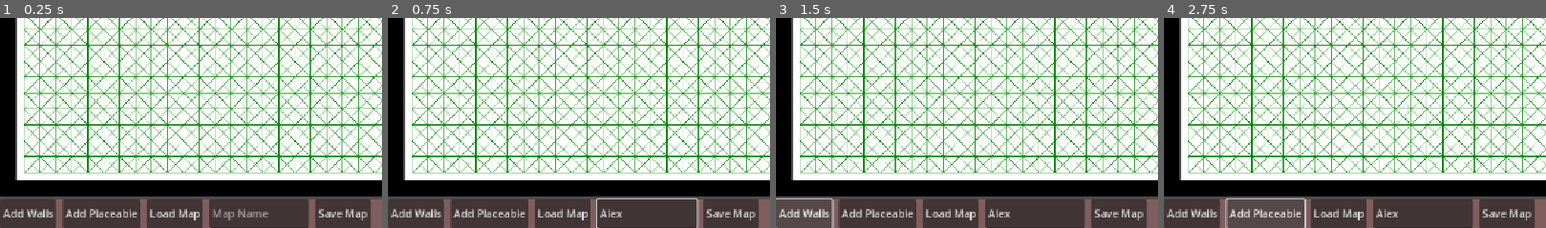
Above: before the commit, frames 1-4 (left to right).
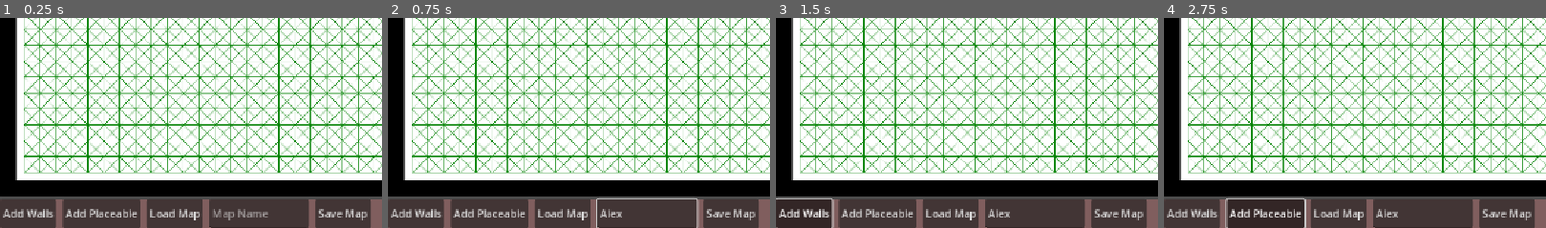
Above: after the commit, the same moments.

Repository: 702BH/GameAIProjects
Game: Godot game, scene res://ProgrammingGameAIByExample/Raven/Scenes/edit_map_scene.tscn
Two runs of this game, one before a commit and one after it. Both use one fixed random seed, a clock stepped at 60 frames per second and the inputs below. The project has no main scene, so this scene is started directly.
Inputs (mouse positions are % of the whole screen's width and height, from its top left):
- Up to frame 1 (0.25 s): no input
- Up to frame 2 (0.75 s): click (34, 97) at 0.52 s; type "Alex" at 0.6 s
- Up to frame 3 (1.5 s): click "Add Walls" at 1.25 s
- Up to frame 4 (2.75 s): click "Add Placeable" at 2 s
The pictures show only the part of the screen within x 0-50%, y 50-100%; the shares and areas given below are measured in that part.

The runs differ from the first frame. In frame 3, 1.6% of the frame differs, in the area x 0-15%, y 86-100%; in frame 4, 2.4%, in the area x 16-37%, y 86-100%.

Commit message:
implemented button connections to map editing control

Diff:
--- a/aiforgamesprojects/ProgrammingGameAIByExample/Raven/Raven_Service_Bus.gd
+++ b/aiforgamesprojects/ProgrammingGameAIByExample/Raven/Raven_Service_Bus.gd
@@ -46,3 +46,4 @@
 
 # Map drawing
 signal grid_generated()
+signal update_tool_state(state: MapDrawing.tool_state)
--- /dev/null
+++ b/aiforgamesprojects/ProgrammingGameAIByExample/Raven/Scenes/UI/map_editor_buttons.gd
@@ -0,0 +1,24 @@
+extends HBoxContainer
+
+
+func _ready() -> void:
+	RavenServiceBus.placeable_popup_submitted.connect(_on_popup_submitted.bind())
+
+func _on_walls_toggled(toggled_on: bool) -> void:
+	if toggled_on:
+		RavenServiceBus.mode_changed.emit(MapDrawing.tool_state.WALL)
+	else:
+		RavenServiceBus.mode_changed.emit(MapDrawing.tool_state.NONE)
+
+
+func _on_placeables_toggled(toggled_on: bool) -> void:
+	if toggled_on:
+		RavenServiceBus.mode_changed.emit(MapDrawingInput.tool_state.PLACEABLE)
+	else:
+		RavenServiceBus.mode_changed.emit(MapDrawingInput.tool_state.NONE)
+
+
+func _on_popup_submitted(data: SelectableData) -> void:
+	for children in get_children():
+		if children is Button:
+			children.button_pressed = false
--- a/aiforgamesprojects/ProgrammingGameAIByExample/Raven/Scenes/UI/map_editor_buttons.tscn
+++ b/aiforgamesprojects/ProgrammingGameAIByExample/Raven/Scenes/UI/map_editor_buttons.tscn
@@ -1,17 +1,25 @@
-[gd_scene format=3 uid="uid://d3jreuk3tv2a3"]
+[gd_scene load_steps=3 format=3 uid="uid://d3jreuk3tv2a3"]
+
+[ext_resource type="Script" uid="uid://7vycrek6f7bd" path="res://ProgrammingGameAIByExample/Raven/Scenes/UI/map_editor_buttons.gd" id="1_vgtog"]
+[ext_resource type="ButtonGroup" uid="uid://d3tm0y8i3l7d4" path="res://ProgrammingGameAIByExample/Raven/UI/raven_map_editor_buttons.tres" id="2_eo7ql"]
 
 [node name="MapEditorButtons" type="HBoxContainer"]
 offset_right = 40.0
 offset_bottom = 40.0
 size_flags_horizontal = 3
 theme_override_constants/separation = 10
+script = ExtResource("1_vgtog")
 
 [node name="Walls" type="Button" parent="."]
 layout_mode = 2
+toggle_mode = true
+button_group = ExtResource("2_eo7ql")
 text = "Add Walls"
 
 [node name="Placeables" type="Button" parent="."]
 layout_mode = 2
+toggle_mode = true
+button_group = ExtResource("2_eo7ql")
 text = "Add Placeable"
 
 [node name="LoadMap" type="Button" parent="."]
@@ -26,3 +34,6 @@
 [node name="SaveMap" type="Button" parent="."]
 layout_mode = 2
 text = "Save Map"
+
+[connection signal="toggled" from="Walls" to="." method="_on_walls_toggled"]
+[connection signal="toggled" from="Placeables" to="." method="_on_placeables_toggled"]
--- /dev/null
+++ b/aiforgamesprojects/ProgrammingGameAIByExample/Raven/Scenes/UI/placeable_popup.tscn
@@ -0,0 +1,127 @@
+[gd_scene load_steps=8 format=3 uid="uid://bt6me0vmsqw5k"]
+
+[ext_resource type="Script" uid="uid://ci8ky6tb4kk2l" path="res://ProgrammingGameAIByExample/Raven/placeable_popup.gd" id="1_cgin3"]
+
+[sub_resource type="StyleBoxFlat" id="StyleBoxFlat_72r2y"]
+bg_color = Color(0.764706, 0.545098, 0.380392, 0.792157)
+
+[sub_resource type="StyleBoxFlat" id="StyleBoxFlat_xka71"]
+bg_color = Color(0.6, 0.6, 0.6, 0)
+
+[sub_resource type="StyleBoxFlat" id="StyleBoxFlat_f7lml"]
+bg_color = Color(0.6, 0.6, 0.6, 0)
+
+[sub_resource type="StyleBoxFlat" id="StyleBoxFlat_2eej5"]
+bg_color = Color(0.6, 0.6, 0.6, 0)
+
+[sub_resource type="StyleBoxFlat" id="StyleBoxFlat_rytgg"]
+bg_color = Color(0.6, 0.6, 0.6, 0)
+
+[sub_resource type="Theme" id="Theme_xka71"]
+OptionButton/styles/hover_pressed = SubResource("StyleBoxFlat_xka71")
+OptionButton/styles/pressed = SubResource("StyleBoxFlat_f7lml")
+PopupMenu/styles/hover = SubResource("StyleBoxFlat_2eej5")
+PopupMenu/styles/panel = SubResource("StyleBoxFlat_rytgg")
+
+[node name="PlaceablePopup" type="Panel"]
+clip_contents = true
+custom_minimum_size = Vector2(300, 300)
+anchors_preset = 8
+anchor_left = 0.5
+anchor_top = 0.5
+anchor_right = 0.5
+anchor_bottom = 0.5
+grow_horizontal = 2
+grow_vertical = 2
+theme_override_styles/panel = SubResource("StyleBoxFlat_72r2y")
+script = ExtResource("1_cgin3")
+
+[node name="VBoxContainer" type="VBoxContainer" parent="."]
+clip_contents = true
+layout_mode = 1
+anchors_preset = 15
+anchor_right = 1.0
+anchor_bottom = 1.0
+grow_horizontal = 2
+grow_vertical = 2
+
+[node name="MarginContainer" type="MarginContainer" parent="VBoxContainer"]
+custom_minimum_size = Vector2(0, 3)
+layout_mode = 2
+
+[node name="VBoxContainer" type="VBoxContainer" parent="VBoxContainer"]
+layout_mode = 2
+size_flags_vertical = 3
+
+[node name="Label" type="Label" parent="VBoxContainer/VBoxContainer"]
+layout_mode = 2
+text = "Select Placeable"
+horizontal_alignment = 1
+vertical_alignment = 1
+
+[node name="PopupSelection" type="OptionButton" parent="VBoxContainer/VBoxContainer"]
+unique_name_in_owner = true
+layout_mode = 2
+mouse_default_cursor_shape = 2
+theme = SubResource("Theme_xka71")
+flat = true
+alignment = 1
+text_overrun_behavior = 1
+autowrap_mode = 2
+fit_to_longest_item = false
+
+[node name="WeaponSelectable" type="VBoxContainer" parent="VBoxContainer/VBoxContainer"]
+visible = false
+layout_mode = 2
+
+[node name="Label" type="Label" parent="VBoxContainer/VBoxContainer/WeaponSelectable"]
+layout_mode = 2
+text = "Select Weapon"
+horizontal_alignment = 1
+
+[node name="WeaponSelection" type="OptionButton" parent="VBoxContainer/VBoxContainer/WeaponSelectable"]
+unique_name_in_owner = true
+layout_mode = 2
+mouse_default_cursor_shape = 2
+theme = SubResource("Theme_xka71")
+flat = true
+alignment = 1
+text_overrun_behavior = 1
+autowrap_mode = 2
+fit_to_longest_item = false
+
+[node name="VBoxContainer2" type="HBoxContainer" parent="VBoxContainer"]
+custom_minimum_size = Vector2(0, 50)
+layout_mode = 2
+
+[node name="MarginContainer" type="MarginContainer" parent="VBoxContainer/VBoxContainer2"]
+layout_mode = 2
+size_flags_horizontal = 3
+theme_override_constants/margin_left = 6
+theme_override_constants/margin_top = 3
+theme_override_constants/margin_right = 6
+theme_override_constants/margin_bottom = 3
+
+[node name="CancelPopup" type="Button" parent="VBoxContainer/VBoxContainer2/MarginContainer"]
+unique_name_in_owner = true
+layout_mode = 2
+size_flags_horizontal = 0
+mouse_default_cursor_shape = 2
+text = "Cancel"
+flat = true
+
+[node name="AcceptPopup" type="Button" parent="VBoxContainer/VBoxContainer2/MarginContainer"]
+unique_name_in_owner = true
+layout_mode = 2
+size_flags_horizontal = 8
+mouse_default_cursor_shape = 2
+text = "Accept"
+flat = true
+
+[node name="MarginContainer2" type="MarginContainer" parent="VBoxContainer"]
+custom_minimum_size = Vector2(0, 3)
+layout_mode = 2
+
+[connection signal="item_selected" from="VBoxContainer/VBoxContainer/PopupSelection" to="." method="_on_popup_selection_item_selected"]
+[connection signal="pressed" from="VBoxContainer/VBoxContainer2/MarginContainer/CancelPopup" to="." method="_on_cancel_popup_pressed"]
+[connection signal="pressed" from="VBoxContainer/VBoxContainer2/MarginContainer/AcceptPopup" to="." method="_on_accept_popup_pressed"]
--- a/aiforgamesprojects/ProgrammingGameAIByExample/Raven/Scenes/UI/ui_base.gd
+++ b/aiforgamesprojects/ProgrammingGameAIByExample/Raven/Scenes/UI/ui_base.gd
@@ -1,5 +1,4 @@
 extends Control
-
 
 @onready var button_container := $Container/PanelContainer
 
--- a/aiforgamesprojects/ProgrammingGameAIByExample/Raven/Scenes/edit_map_scene.tscn
+++ b/aiforgamesprojects/ProgrammingGameAIByExample/Raven/Scenes/edit_map_scene.tscn
@@ -1,25 +1,54 @@
-[gd_scene load_steps=6 format=3 uid="uid://c5d1yhld4km0r"]
+[gd_scene load_steps=11 format=3 uid="uid://c5d1yhld4km0r"]
 
 [ext_resource type="Script" uid="uid://dh6anayorwhn4" path="res://ProgrammingGameAIByExample/Raven/Scenes/edit_map_scene.gd" id="1_28eya"]
 [ext_resource type="PackedScene" uid="uid://bd7xhayy1lt13" path="res://ProgrammingGameAIByExample/Raven/Scenes/UI/ui_base.tscn" id="1_b6wt3"]
 [ext_resource type="PackedScene" uid="uid://d3jreuk3tv2a3" path="res://ProgrammingGameAIByExample/Raven/Scenes/UI/map_editor_buttons.tscn" id="2_thg27"]
-[ext_resource type="PackedScene" uid="uid://blaxjkyc3u28c" path="res://ProgrammingGameAIByExample/Raven/Scenes/UI/map_drawing_input.tscn" id="3_vh614"]
+[ext_resource type="Script" uid="uid://qcfy7irv0tk6" path="res://ProgrammingGameAIByExample/Raven/map_drawing_input.gd" id="3_nvbnf"]
+[ext_resource type="Script" uid="uid://neh8p6k2bcdk" path="res://ProgrammingGameAIByExample/Raven/map_drawing.gd" id="4_ojvak"]
+[ext_resource type="Script" uid="uid://cqhp03f6dx6m0" path="res://ProgrammingGameAIByExample/Raven/static_drawing.gd" id="5_cqhfu"]
+[ext_resource type="Script" uid="uid://si5xexsnexmu" path="res://ProgrammingGameAIByExample/Raven/bucket_drawing.gd" id="6_texiv"]
+[ext_resource type="Script" uid="uid://bhfbph3b48bce" path="res://ProgrammingGameAIByExample/Raven/overlay_draw.gd" id="7_eaicy"]
+[ext_resource type="PackedScene" uid="uid://bt6me0vmsqw5k" path="res://ProgrammingGameAIByExample/Raven/Scenes/UI/placeable_popup.tscn" id="9_ojvak"]
 
-[sub_resource type="ViewportTexture" id="ViewportTexture_vh614"]
+[sub_resource type="ViewportTexture" id="ViewportTexture_nvbnf"]
 viewport_path = NodePath("MapDrawingInput/SubViewport")
 
 [node name="EditMapScene" type="Node2D"]
 script = ExtResource("1_28eya")
 buttons = ExtResource("2_thg27")
 
-[node name="MapDrawingInput" parent="." instance=ExtResource("3_vh614")]
+[node name="MapDrawingInput" type="Node2D" parent="."]
+z_index = 50
+script = ExtResource("3_nvbnf")
+
+[node name="SubViewport" type="SubViewport" parent="MapDrawingInput"]
+gui_disable_input = true
+gui_snap_controls_to_pixels = false
+render_target_clear_mode = 1
+render_target_update_mode = 4
+
+[node name="MapDrawing" type="Node2D" parent="MapDrawingInput/SubViewport"]
+z_index = 25
+script = ExtResource("4_ojvak")
+
+[node name="StaticDrawing" type="Node2D" parent="MapDrawingInput/SubViewport/MapDrawing"]
+script = ExtResource("5_cqhfu")
+
+[node name="BucketDrawing" type="Node2D" parent="MapDrawingInput"]
+z_index = 26
+script = ExtResource("6_texiv")
+
+[node name="OverlayDraw" type="Node2D" parent="MapDrawingInput"]
+z_index = 27
+script = ExtResource("7_eaicy")
 
 [node name="UI" type="CanvasLayer" parent="."]
 
 [node name="UIBase" parent="UI" instance=ExtResource("1_b6wt3")]
 
+[node name="PlaceablePopup" parent="UI" instance=ExtResource("9_ojvak")]
+visible = false
+
 [node name="WorldSprite" type="Sprite2D" parent="."]
-texture = SubResource("ViewportTexture_vh614")
+texture = SubResource("ViewportTexture_nvbnf")
 centered = false
-
-[editable path="MapDrawingInput"]
--- /dev/null
+++ b/aiforgamesprojects/ProgrammingGameAIByExample/Raven/UI/raven_map_editor_buttons.tres
@@ -0,0 +1,3 @@
+[gd_resource type="ButtonGroup" format=3 uid="uid://d3tm0y8i3l7d4"]
+
+[resource]
--- a/aiforgamesprojects/ProgrammingGameAIByExample/Raven/map_drawing_input.gd
+++ b/aiforgamesprojects/ProgrammingGameAIByExample/Raven/map_drawing_input.gd
@@ -29,7 +29,6 @@
 	RavenServiceBus.placeable_popup_submitted.connect(_on_popup_submitted.bind())
 	RavenServiceBus.debg_mode_changed.connect(_on_debug_mode_changed.bind())
 	RavenServiceBus.game_start_requested.connect(_on_map_start_requested.bind())
-
 
 func setup_viewport(width:float, height:float) -> void:
 	viewport.size.x = width
--- a/aiforgamesprojects/ProgrammingGameAIByExample/Raven/map_ui_editor.tscn
+++ b/aiforgamesprojects/ProgrammingGameAIByExample/Raven/map_ui_editor.tscn
@@ -12,8 +12,8 @@
 [ext_resource type="Script" uid="uid://cww7upfvyeedd" path="res://ProgrammingGameAIByExample/Raven/steering_debug.gd" id="8_xka71"]
 [ext_resource type="Script" uid="uid://cshd82ydb2vec" path="res://ProgrammingGameAIByExample/Raven/targeting_debug.gd" id="9_rytgg"]
 [ext_resource type="Script" uid="uid://cpo3h6d7vb6h4" path="res://ProgrammingGameAIByExample/Raven/weapons_debug.gd" id="10_2eej5"]
-[ext_resource type="Script" uid="uid://ci8ky6tb4kk2l" path="res://ProgrammingGameAIByExample/Raven/placeable_popup.gd" id="11_f7lml"]
 [ext_resource type="Script" uid="uid://1augwl03xst2" path="res://ProgrammingGameAIByExample/Raven/loading_popup.gd" id="13_2eej5"]
+[ext_resource type="PackedScene" uid="uid://bt6me0vmsqw5k" path="res://ProgrammingGameAIByExample/Raven/Scenes/UI/placeable_popup.tscn" id="13_fua0b"]
 [ext_resource type="Script" uid="uid://cnf7sipipte7q" path="res://ProgrammingGameAIByExample/Raven/animation.gd" id="13_rytgg"]
 
 [sub_resource type="StyleBoxFlat" id="StyleBoxFlat_itxlc"]
@@ -24,27 +24,6 @@
 
 [sub_resource type="StyleBoxFlat" id="StyleBoxFlat_62kta"]
 bg_color = Color(0.6, 0.6, 0.6, 0.027451)
-
-[sub_resource type="StyleBoxFlat" id="StyleBoxFlat_72r2y"]
-bg_color = Color(0.764706, 0.545098, 0.380392, 0.792157)
-
-[sub_resource type="StyleBoxFlat" id="StyleBoxFlat_xka71"]
-bg_color = Color(0.6, 0.6, 0.6, 0)
-
-[sub_resource type="StyleBoxFlat" id="StyleBoxFlat_f7lml"]
-bg_color = Color(0.6, 0.6, 0.6, 0)
-
-[sub_resource type="StyleBoxFlat" id="StyleBoxFlat_2eej5"]
-bg_color = Color(0.6, 0.6, 0.6, 0)
-
-[sub_resource type="StyleBoxFlat" id="StyleBoxFlat_rytgg"]
-bg_color = Color(0.6, 0.6, 0.6, 0)
-
-[sub_resource type="Theme" id="Theme_xka71"]
-OptionButton/styles/hover_pressed = SubResource("StyleBoxFlat_xka71")
-OptionButton/styles/pressed = SubResource("StyleBoxFlat_f7lml")
-PopupMenu/styles/hover = SubResource("StyleBoxFlat_2eej5")
-PopupMenu/styles/panel = SubResource("StyleBoxFlat_rytgg")
 
 [node name="UI" type="Control"]
 layout_mode = 3
@@ -466,105 +445,17 @@
 script = ExtResource("9_rytgg")
 metadata/_tab_index = 5
 
-[node name="PlaceablePopup" type="Panel" parent="."]
-clip_contents = true
-custom_minimum_size = Vector2(300, 300)
-layout_mode = 1
-anchors_preset = 8
-anchor_left = 0.5
-anchor_top = 0.5
-anchor_right = 0.5
-anchor_bottom = 0.5
-grow_horizontal = 2
-grow_vertical = 2
-theme_override_styles/panel = SubResource("StyleBoxFlat_72r2y")
-script = ExtResource("11_f7lml")
-
-[node name="VBoxContainer" type="VBoxContainer" parent="PlaceablePopup"]
-clip_contents = true
-layout_mode = 1
-anchors_preset = 15
-anchor_right = 1.0
-anchor_bottom = 1.0
-grow_horizontal = 2
-grow_vertical = 2
-
-[node name="MarginContainer" type="MarginContainer" parent="PlaceablePopup/VBoxContainer"]
-custom_minimum_size = Vector2(0, 3)
-layout_mode = 2
-
-[node name="VBoxContainer" type="VBoxContainer" parent="PlaceablePopup/VBoxContainer"]
-layout_mode = 2
-size_flags_vertical = 3
-
-[node name="Label" type="Label" parent="PlaceablePopup/VBoxContainer/VBoxContainer"]
-layout_mode = 2
-text = "Select Placeable"
-horizontal_alignment = 1
-vertical_alignment = 1
-
-[node name="PopupSelection" type="OptionButton" parent="PlaceablePopup/VBoxContainer/VBoxContainer"]
-unique_name_in_owner = true
-layout_mode = 2
-mouse_default_cursor_shape = 2
-theme = SubResource("Theme_xka71")
-flat = true
-alignment = 1
-text_overrun_behavior = 1
-autowrap_mode = 2
-fit_to_longest_item = false
-
-[node name="WeaponSelectable" type="VBoxContainer" parent="PlaceablePopup/VBoxContainer/VBoxContainer"]
-visible = false
-layout_mode = 2
-
-[node name="Label" type="Label" parent="PlaceablePopup/VBoxContainer/VBoxContainer/WeaponSelectable"]
-layout_mode = 2
-text = "Select Weapon"
-horizontal_alignment = 1
-
-[node name="WeaponSelection" type="OptionButton" parent="PlaceablePopup/VBoxContainer/VBoxContainer/WeaponSelectable"]
-unique_name_in_owner = true
-layout_mode = 2
-mouse_default_cursor_shape = 2
-theme = SubResource("Theme_xka71")
-flat = true
-alignment = 1
-text_overrun_behavior = 1
-autowrap_mode = 2
-fit_to_longest_item = false
-
-[node name="VBoxContainer2" type="HBoxContainer" parent="PlaceablePopup/VBoxContainer"]
-custom_minimum_size = Vector2(0, 50)
-layout_mode = 2
-
-[node name="MarginContainer" type="MarginContainer" parent="PlaceablePopup/VBoxContainer/VBoxContainer2"]
-layout_mode = 2
-size_flags_horizontal = 3
-theme_override_constants/margin_left = 6
-theme_override_constants/margin_top = 3
-theme_override_constants/margin_right = 6
-theme_override_constants/margin_bottom = 3
-
-[node name="CancelPopup" type="Button" parent="PlaceablePopup/VBoxContainer/VBoxContainer2/MarginContainer"]
-unique_name_in_owner = true
-layout_mode = 2
-size_flags_horizontal = 0
-mouse_default_cursor_shape = 2
-text = "Cancel"
-flat = true
-
-[node name="AcceptPopup" type="Button" parent="PlaceablePopup/VBoxContainer/VBoxContainer2/MarginContainer"]
-unique_name_in_owner = true
-layout_mode = 2
-size_flags_horizontal = 8
-mouse_default_cursor_shape = 2
-text = "Accept"
-flat = true
-
-[node name="MarginContainer2" type="MarginContainer" parent="PlaceablePopup/VBoxContainer"]
-custom_minimum_size = Vector2(0, 3)
-layout_mode = 2
+[node name="PlaceablePopup" parent="." instance=ExtResource("13_fua0b")]
+layout_mode = 0
+anchors_preset = 0
+anchor_left = 0.0
+anchor_top = 0.0
+anchor_right = 0.0
+anchor_bottom = 0.0
+offset_right = 300.0
+offset_bottom = 300.0
+grow_horizontal = 1
+grow_vertical = 1
 
 [node name="LoadingPopup" type="Panel" parent="."]
 visible = false
@@ -615,8 +506,3 @@
 [connection signal="file_selected" from="LoadMapDialog" to="." method="_on_load_map_dialog_file_selected"]
 [connection signal="pressed" from="WeaponTypeSelector/VBoxContainer/VBoxContainer2/HBoxContainer2/HBoxContainer/WeaponCancel" to="." method="_on_weapon_cancel_pressed"]
 [connection signal="pressed" from="WeaponTypeSelector/VBoxContainer/VBoxContainer2/HBoxContainer2/HBoxContainer2/WeaponSubmit" to="." method="_on_weapon_submit_pressed"]
-[connection signal="submitted" from="PlaceablePopup" to="." method="_on_placeable_popup_submitted"]
-[connection signal="item_selected" from="PlaceablePopup/VBoxContainer/VBoxContainer/PopupSelection" to="PlaceablePopup" method="_on_popup_selection_item_selected"]
-[connection signal="pressed" from="PlaceablePopup/VBoxContainer/VBoxContainer2/MarginContainer/CancelPopup" to="." method="_on_cancel_popup_pressed"]
-[connection signal="pressed" from="PlaceablePopup/VBoxContainer/VBoxContainer2/MarginContainer/CancelPopup" to="PlaceablePopup" method="_on_cancel_popup_pressed"]
-[connection signal="pressed" from="PlaceablePopup/VBoxContainer/VBoxContainer2/MarginContainer/AcceptPopup" to="PlaceablePopup" method="_on_accept_popup_pressed"]
--- a/aiforgamesprojects/ProgrammingGameAIByExample/Raven/raven_main_scene.tscn
+++ b/aiforgamesprojects/ProgrammingGameAIByExample/Raven/raven_main_scene.tscn
@@ -1,13 +1,17 @@
-[gd_scene load_steps=7 format=3 uid="uid://dk31yiflq813g"]
+[gd_scene load_steps=11 format=3 uid="uid://dk31yiflq813g"]
 
 [ext_resource type="Script" uid="uid://novq8jodqgp7" path="res://ProgrammingGameAIByExample/Raven/raven_main_scene.gd" id="1_c0dl3"]
 [ext_resource type="PackedScene" uid="uid://c5uea86dlcivm" path="res://ProgrammingGameAIByExample/Raven/map_ui_editor.tscn" id="1_pnaga"]
 [ext_resource type="Script" uid="uid://p8yqjw3k0s8h" path="res://ProgrammingGameAIByExample/Raven/agent_container.gd" id="2_qcd6h"]
 [ext_resource type="Script" uid="uid://dwwxhp0al65y5" path="res://ProgrammingGameAIByExample/Raven/Items/triggers_container.gd" id="3_bmaej"]
-[ext_resource type="PackedScene" uid="uid://blaxjkyc3u28c" path="res://ProgrammingGameAIByExample/Raven/Scenes/UI/map_drawing_input.tscn" id="4_f5ucg"]
+[ext_resource type="Script" uid="uid://neh8p6k2bcdk" path="res://ProgrammingGameAIByExample/Raven/map_drawing.gd" id="3_wa7ej"]
+[ext_resource type="Script" uid="uid://qcfy7irv0tk6" path="res://ProgrammingGameAIByExample/Raven/map_drawing_input.gd" id="4_83dyp"]
+[ext_resource type="Script" uid="uid://si5xexsnexmu" path="res://ProgrammingGameAIByExample/Raven/bucket_drawing.gd" id="5_f5ucg"]
+[ext_resource type="Script" uid="uid://bhfbph3b48bce" path="res://ProgrammingGameAIByExample/Raven/overlay_draw.gd" id="6_8yi77"]
+[ext_resource type="Script" uid="uid://cqhp03f6dx6m0" path="res://ProgrammingGameAIByExample/Raven/static_drawing.gd" id="7_vghlm"]
 
-[sub_resource type="ViewportTexture" id="ViewportTexture_f5ucg"]
-viewport_path = NodePath("SubViewport")
+[sub_resource type="ViewportTexture" id="ViewportTexture_bmaej"]
+viewport_path = NodePath("MapDrawingInput/SubViewport")
 
 [node name="RavenMainScene" type="Node2D"]
 script = ExtResource("1_c0dl3")
@@ -20,7 +24,30 @@
 z_index = 99
 script = ExtResource("3_bmaej")
 
-[node name="MapDrawingInput" parent="." instance=ExtResource("4_f5ucg")]
+[node name="MapDrawingInput" type="Node2D" parent="."]
+z_index = 50
+script = ExtResource("4_83dyp")
+
+[node name="SubViewport" type="SubViewport" parent="MapDrawingInput"]
+gui_disable_input = true
+gui_snap_controls_to_pixels = false
+render_target_clear_mode = 1
+render_target_update_mode = 4
+
+[node name="MapDrawing" type="Node2D" parent="MapDrawingInput/SubViewport"]
+z_index = 25
+script = ExtResource("3_wa7ej")
+
+[node name="StaticDrawing" type="Node2D" parent="MapDrawingInput/SubViewport/MapDrawing"]
+script = ExtResource("7_vghlm")
+
+[node name="BucketDrawing" type="Node2D" parent="MapDrawingInput"]
+z_index = 26
+script = ExtResource("5_f5ucg")
+
+[node name="OverlayDraw" type="Node2D" parent="MapDrawingInput"]
+z_index = 27
+script = ExtResource("6_8yi77")
 
 [node name="CanvasLayer" type="CanvasLayer" parent="."]
 layer = 26
@@ -32,11 +59,9 @@
 z_index = 4096
 
 [node name="World" type="Sprite2D" parent="."]
-texture = SubResource("ViewportTexture_f5ucg")
+texture = SubResource("ViewportTexture_bmaej")
 centered = false
 
 [connection signal="map_load_request" from="CanvasLayer/UI" to="." method="_on_ui_map_load_request"]
 [connection signal="map_save_request" from="CanvasLayer/UI" to="." method="_on_ui_map_save_request"]
 [connection signal="start_map_request" from="CanvasLayer/UI" to="." method="_on_ui_start_map_request"]
-
-[editable path="MapDrawingInput"]
Not shown, added: aiforgamesprojects/ProgrammingGameAIByExample/Raven/Scenes/UI/map_editor_buttons.gd.uid
Not shown: 1 places in aiforgamesprojects/ProgrammingGameAIByExample/Raven/map_ui_editor.tscn that only renumber resources
